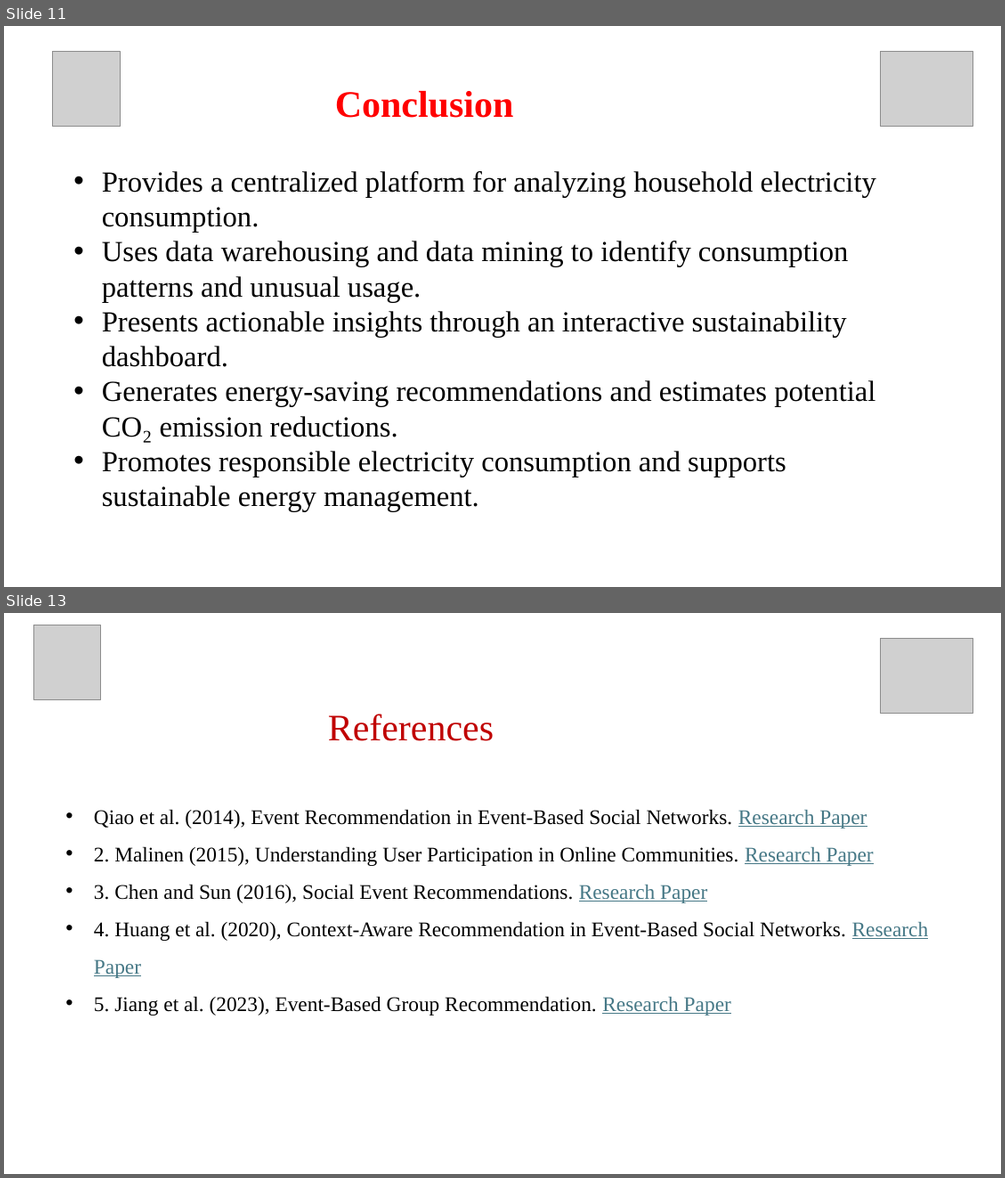
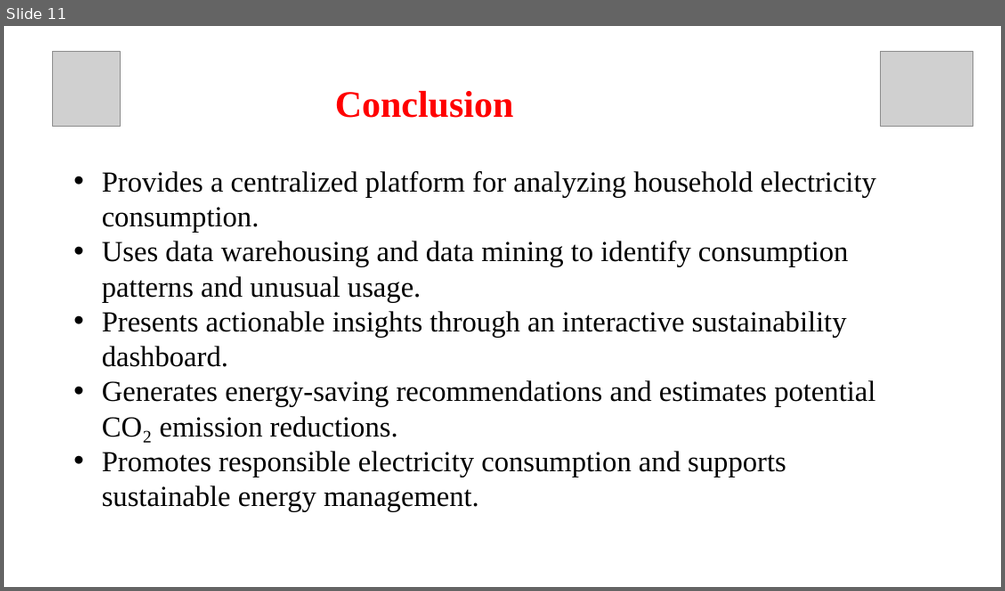
Before and after one commit to TanveerS24/Sustainability-Intelligence, a slide deck: presentation.pptx. Shown one above the other, each under a label of ours: slides 11 and 13 before the commit, slide 11 after it; the slides between them are not shown. The pictures are 1005x1178 and 1005x591 pixels, drawn with LibreOffice and Linux fonts; fonts in the diff are those of the drawing; grey boxes stand for pictures. Boxes give left, top, right and bottom in pixels: in the first picture for what was removed or moved away, otherwise in the second. Text is boxed around its words. In the diff, an @@ line names an element or a change of style, - is before the commit and + after.

```diff
--- a/presentation.pptx
+++ b/presentation.pptx
@@ slide 13 removed at (4, 613, 1001, 1174), background #FFFFFF @@
@@ picture removed at (34, 625, 101, 699) @@
@@ picture removed at (881, 638, 973, 713) @@
@@ text removed at (328, 714, 494, 741) @@
-References
@@ text removed at (94, 809, 929, 1015) @@
-• Qiao et al. (2014), Event Recommendation in Event-Based Social Networks. Research Paper
-• 2. Malinen (2015), Understanding User Participation in Online Communities. Research Paper
-• 3. Chen and Sun (2016), Social Event Recommendations. Research Paper
-• 4. Huang et al. (2020), Context-Aware Recommendation in Event-Based Social Networks. Research Paper
-• 5. Jiang et al. (2023), Event-Based Group Recommendation. Research Paper
```
Also in this commit, not shown: 7 slides changed, 2 slides added, 1 other slide removed, 21 other files.
